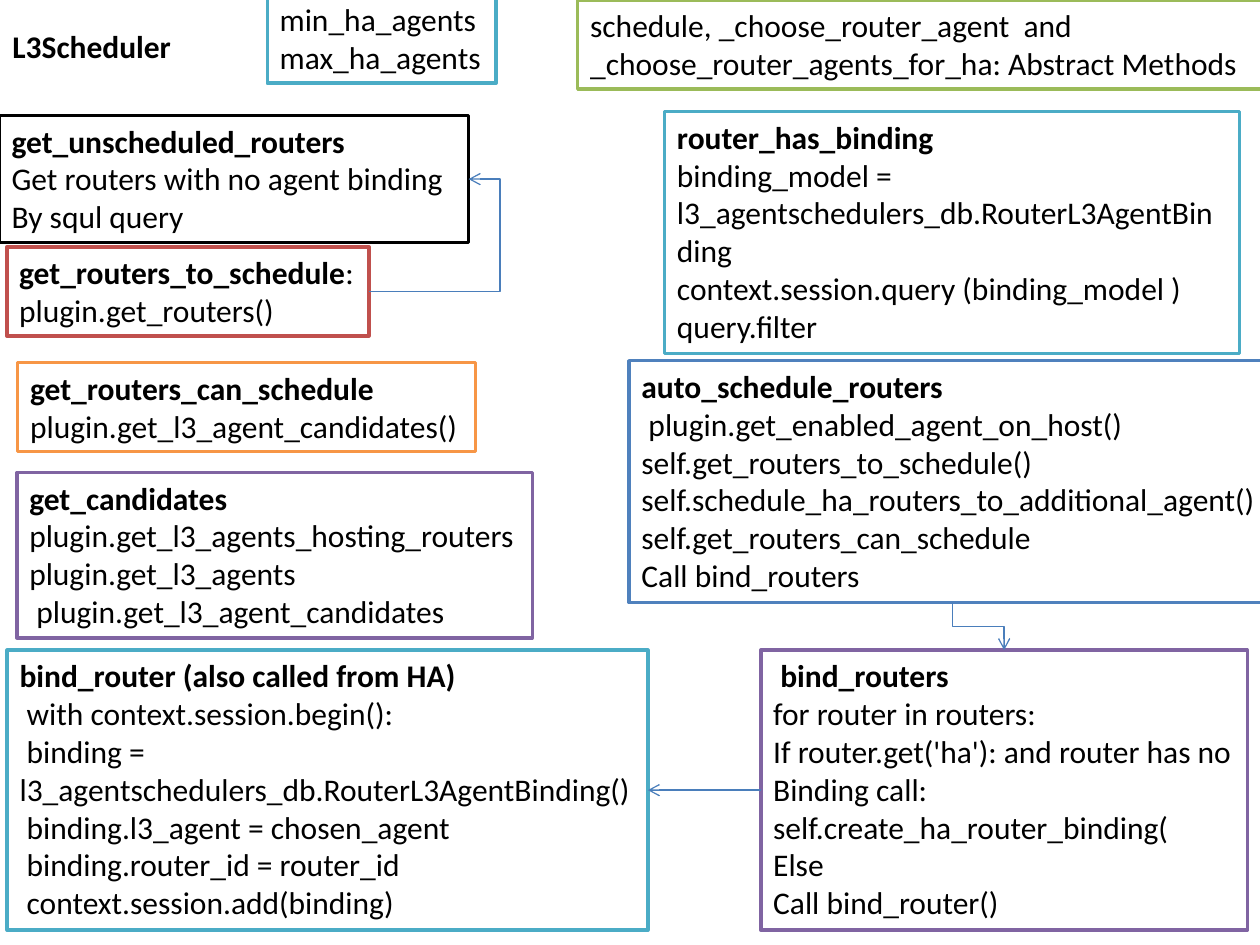
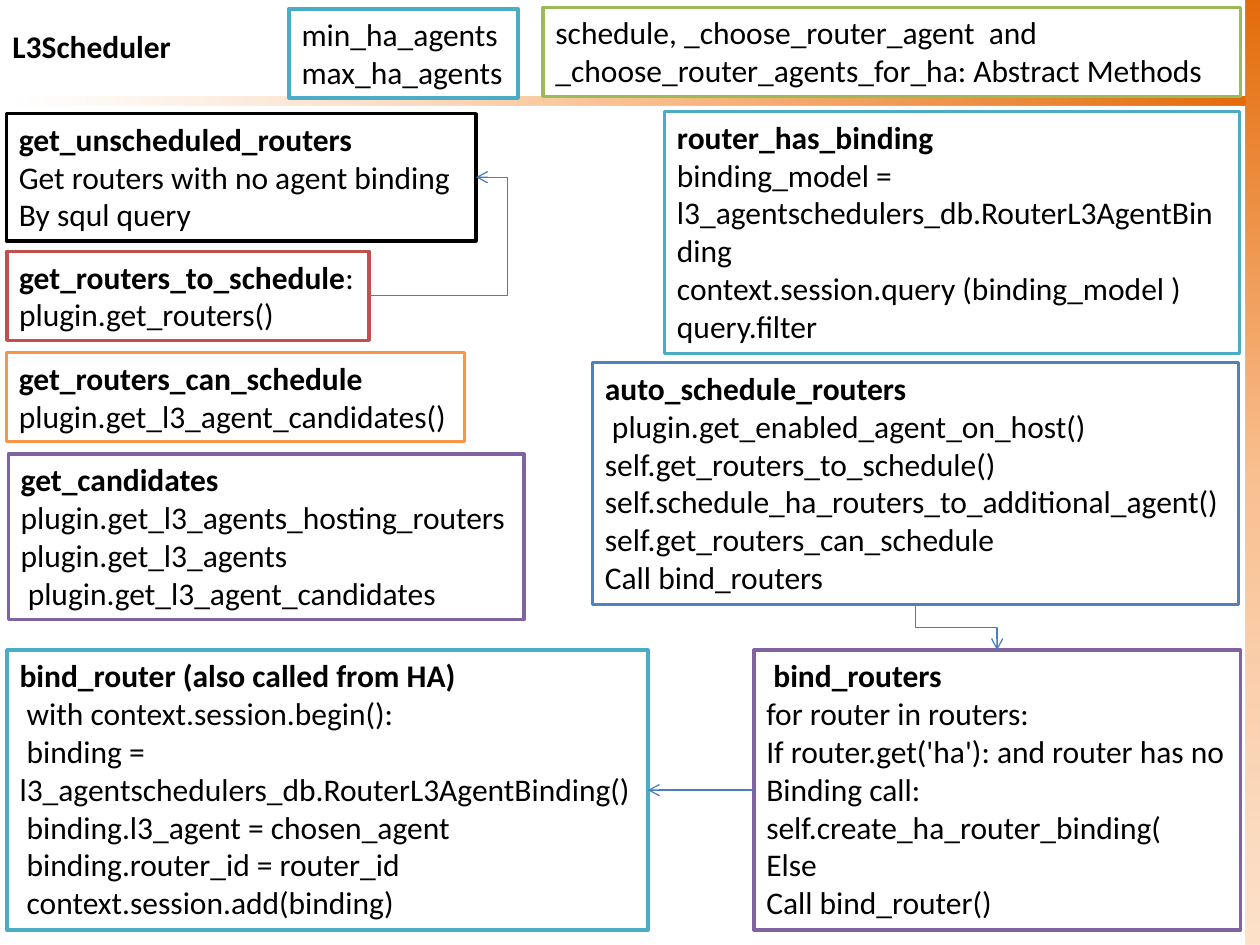
Before and after one commit to sknrao/openstack-neutron-revengg, a slide deck: slide 58 of OS-Neutron-Utilities-Support.pptx. Drawn at 1260x945 pixels with LibreOffice and Linux fonts; fonts in the diff are those of the drawing. Boxes give left, top, right and bottom in pixels: in the first picture for what was removed or moved away, otherwise in the second. Text is boxed around its words. In the diff, an @@ line names an element or a change of style, - is before the commit and + after.

```diff
--- a/OS-Neutron-Utilities-Support.pptx
+++ b/OS-Neutron-Utilities-Support.pptx
@@ rectangle "min_ha_agents" resized from (x1=267, y1=0, x2=496, y2=83) to (x1=290, y1=9, x2=519, y2=98) @@
@@ rectangle "schedule, _choose_router_agent and _choose_router_agents_for ..." resized from (x1=577, y1=0, x2=1260, y2=89) to (x1=543, y1=8, x2=1241, y2=97) @@
@@ rectangle added at (x1=1245, y1=0, x2=1260, y2=945), fill gradient #E46C0A to #FAC090 to #FCD5B5 @@
@@ rectangle "get_unscheduled_routers" moved from (x1=0, y1=116, x2=469, y2=243) to (x1=6, y1=113, x2=476, y2=241) @@
@@ rectangle added at (x1=15, y1=97, x2=1245, y2=106), fill gradient #E46C0A to #FAC090 to #FCD5B5 @@
@@ elbow arrow moved from (369, 291) - (469, 179) to (369, 296) - (476, 178) @@
@@ rectangle "get_routers_to_schedule:" moved from (x1=6, y1=247, x2=368, y2=336) to (x1=6, y1=251, x2=368, y2=340) @@
@@ rectangle "get_routers_can_schedule" moved from (x1=18, y1=363, x2=475, y2=452) to (x1=6, y1=353, x2=464, y2=442) @@
@@ rectangle "auto_schedule_routers" resized from (x1=629, y1=360, x2=1260, y2=602) to (x1=592, y1=363, x2=1239, y2=605) @@
@@ rectangle "get_candidates" moved from (x1=16, y1=472, x2=532, y2=638) to (x1=9, y1=454, x2=524, y2=619) @@
@@ elbow arrow moved from (953, 602) - (1004, 650) to (916, 605) - (997, 650) @@
@@ rectangle "bind_routers" moved from (x1=761, y1=650, x2=1247, y2=930) to (x1=753, y1=650, x2=1240, y2=930) @@
@@ elbow arrow moved from (761, 790) - (648, 790) to (753, 790) - (648, 790) @@
```
Also in this commit, not shown: 67 other slides changed, 8 other files.
